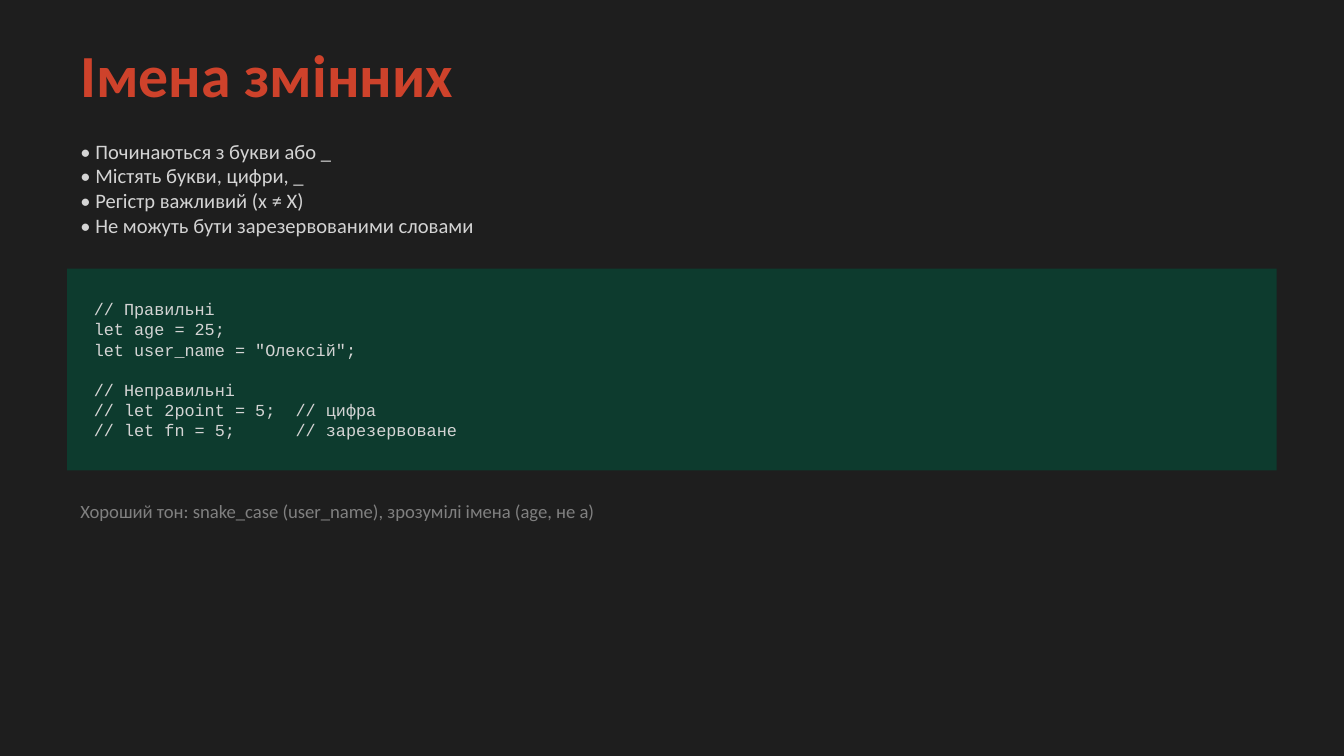
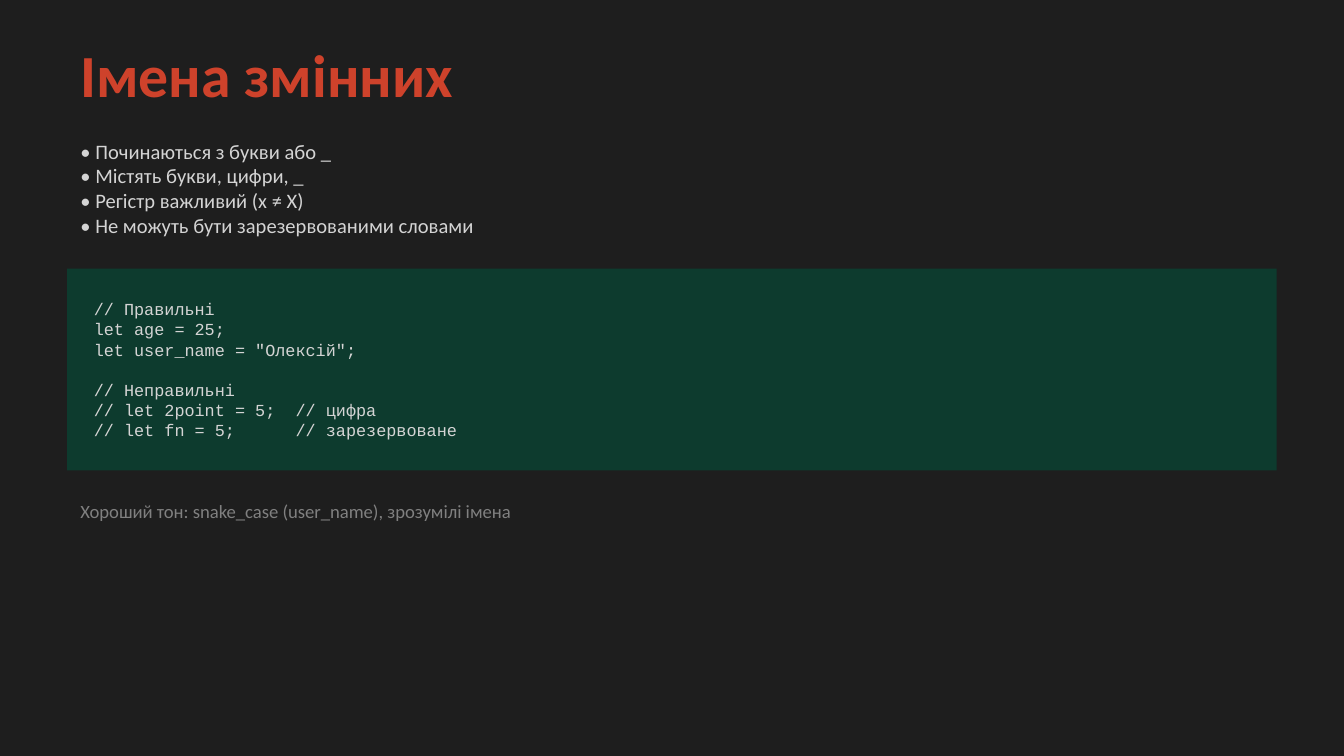
Before and after one commit to oleksiibychkov/rust-mas-textbook, a slide deck: slide 21 of src/lectures/ppt/Лекція_1_Rust.pptx (slide 20 before the commit). Drawn at 1344x756 pixels with LibreOffice and Linux fonts; fonts in the diff are those of the drawing. Boxes give left, top, right and bottom in pixels: in the first picture for what was removed or moved away, otherwise in the second. Text is boxed around its words. In the diff, an @@ line names an element or a change of style, - is before the commit and + after.

```diff
--- a/src/lectures/ppt/Лекція_1_Rust.pptx
+++ b/src/lectures/ppt/Лекція_1_Rust.pptx
@@ text at (80, 504, 511, 521): text changed @@
-Хороший тон: snake_case (user_name), зрозумілі імена (age, не a)
+Хороший тон: snake_case (user_name), зрозумілі імена
```
Also in this commit, not shown: 5 other slides changed, 2 slides added, 1 other file.
